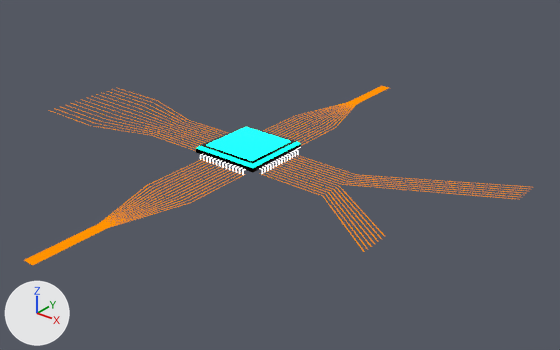
A saved change to the glTF model public/BlenderExports/Microchip/Microchip.glb.
The view is the same before and after, from a 50 mm camera at (6.31, -7.22, 4.26) aimed at (0.41, 0.16, -0.31). The axes (+X, +Y, +Z) are drawn at lower left. The lights are the same throughout. Where no turn or scale is listed for an object, it has been applied to the vertices. Vertices at the same position are counted once.

The older version as bpy lines, for what is in view:
```python
me_normal3 = bpy.data.meshes.new('normal3')
me_normal3.from_pydata(...)  # 48 vertices, 92 faces; spans x -0.5..0.5, y -0.5..0.5, z -0.031..0.067
# faces by material slot: [12, 80]
me_normal3.materials.append(mat_plasticbase)  # black #000000
me_normal3.materials.append(mat_electrons_002)  # black #000000
me_normal4 = bpy.data.meshes.new('normal4')
me_normal4.from_pydata(...)  # 80 vertices, 156 faces; spans x -0.411..0.411, y -0.411..0.411, z 0.069..0.109
me_normal4.materials.append(mat_electrons_001)  # black #000000
me_normal6 = bpy.data.meshes.new('normal6')
me_normal6.from_pydata(...)  # 448 vertices, 336 faces; spans x -3.5..3.4, y -3.5..3.5, z 0.0..0.01
me_normal6.materials.append(mat_cicuits)  # black #000000
ob_basebottom = bpy.data.objects.new('BaseBottom', me_normal3)
ob_basebottom.location = (0.0, 0.0, 0.027)
ob_basetop = bpy.data.objects.new('BaseTop', me_normal4)
ob_basetop.location = (0.0, 0.0, 0.007)
ob_circuits = bpy.data.objects.new('Circuits', me_normal6)
ob_circuits.location = (0.0, 0.0, -0.071)
```
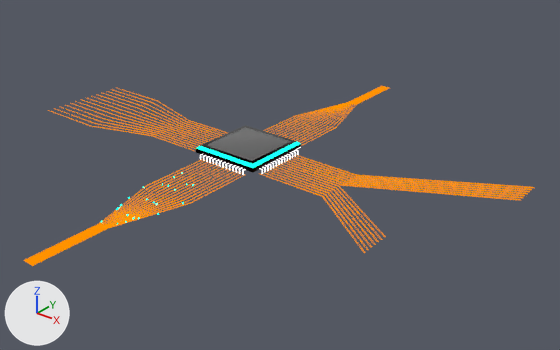
What the commit changed:
Material 'Material.001' (mat_material_001) is new.
Its base color is (0.303, 0.303, 0.303) (grey #969696).
Its metallic is 1.0.
Its roughness is 1.0.
me_normal4 has 80 vertices, 156 faces and spans x -0.411..0.411, y -0.411..0.411, z 0.069..0.109.
me_normal4 no longer uses material mat_electrons_001 (black #000000).
me_normal4 now uses material mat_material_001 (grey #969696).
me_normal6 is used by ob_circuits; location (0.0, 0.0, -0.071).
me_normal6 had 448 vertices, 336 faces and spanned x -3.5..3.4, y -3.5..3.5, z 0.0..0.01.
me_normal6 now has 2072 vertices, 4592 faces and spans x -3.5..3.41, y -3.5..3.5, z -0.01..0.01.
me_normal6 part 1: 1624 vertices added at x -3.5..3.41, y -3.5..3.5, z -0.01..0.0.
me_normal6 part 2: the surface is now shaded smooth.
Mesh me_make_loop2 is new.
It has 4050 vertices, 8000 faces and spans x -0.38..0.33, y -2.47..-0.94, z -0.03..0.02.
It uses material mat_electrons_002 (black #000000).
Object 'BaseTop' (ob_basetop) moves from (0.0, 0.0, 0.007) to (0.0, 0.0, -0.001).
Object 'Electrons' (ob_electrons) is new; it shows me_make_loop2.
Its location is (0.0, 0.0, -0.064).

Pixel boxes (x1, y1, x2, y2) of what changed, in the pictures (560 x 350 px):
'Circuits', reshaped
    before: (24, 86, 527, 265)
    after: (23, 86, 534, 266)
'BaseTop', recoloured, moved
    before: (206, 127, 291, 161)
    after: (207, 127, 291, 161)
'Electrons', added
    after: (101, 172, 194, 224)
part 1 of me_normal6, added
    after: (23, 86, 534, 266)
